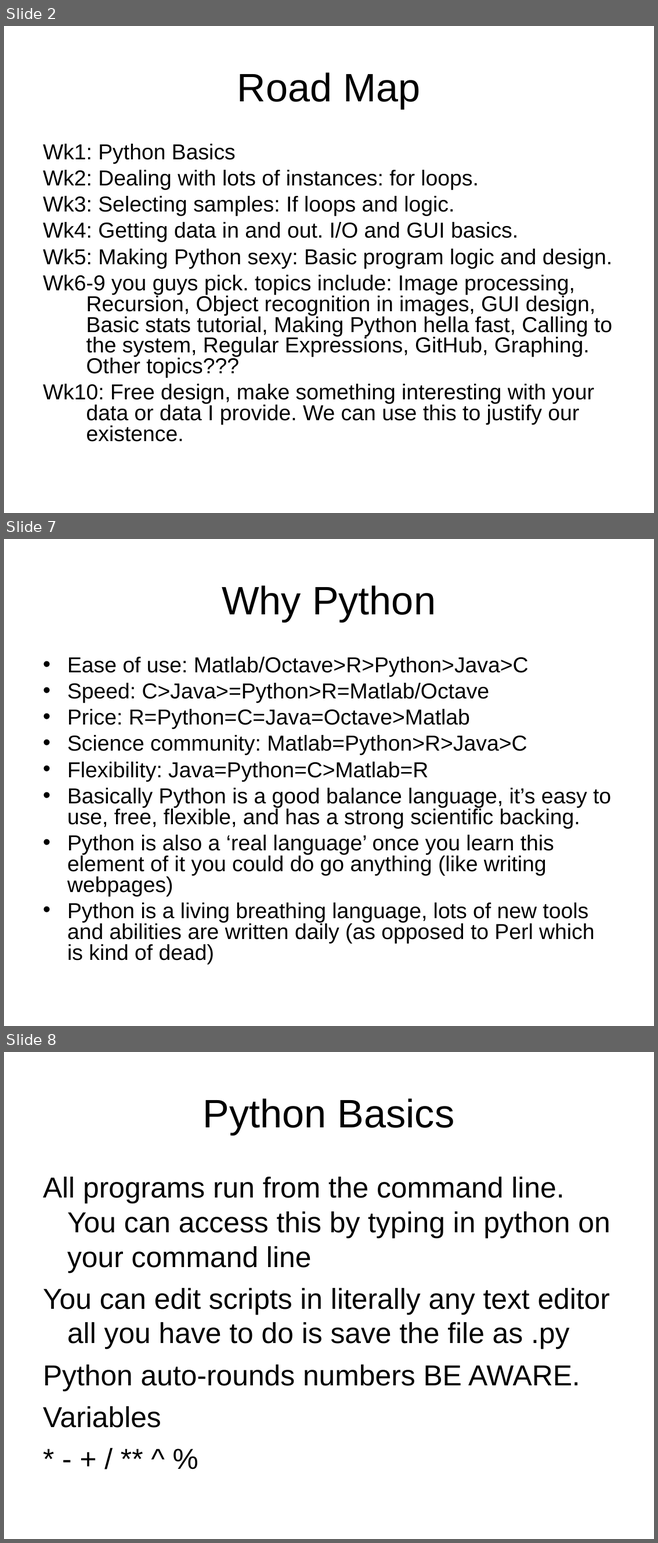
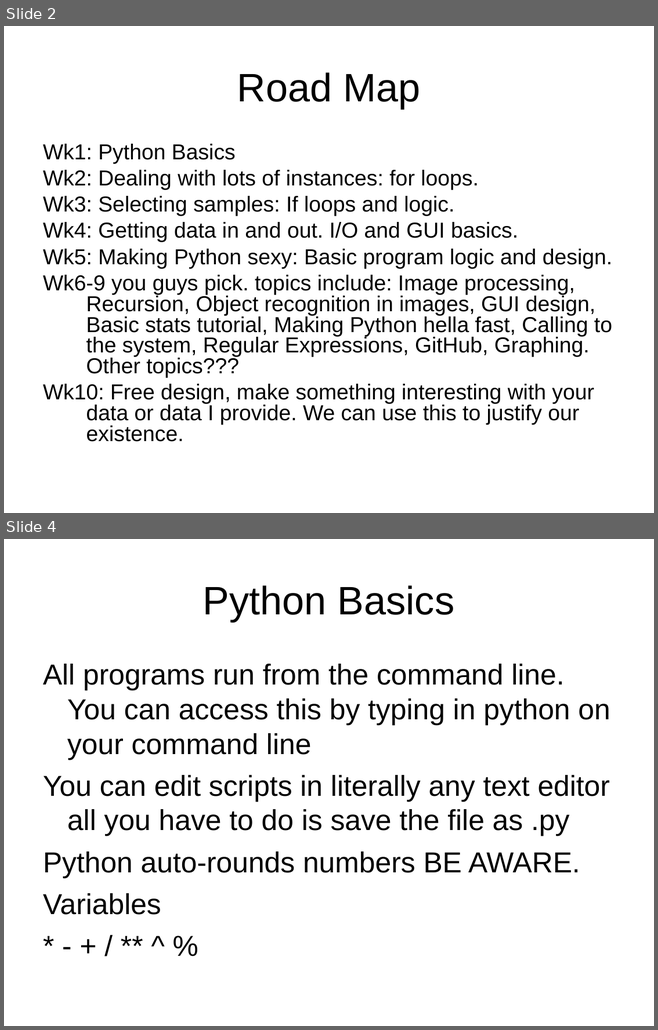
Before and after one commit to cdcox/PythonClassScripts, a slide deck: LectureForMeeting1.ppt. Shown one above the other, each under a label of ours: slides 2, 7 and 8 before the commit, slides 2 and 4 after it; the slides between them are not shown. The pictures are 658x1543 and 658x1030 pixels, drawn with LibreOffice and Linux fonts; fonts in the diff are those of the drawing. Boxes give left, top, right and bottom in pixels: in the first picture for what was removed or moved away, otherwise in the second. Text is boxed around its words. In the diff, an @@ line names an element or a change of style, - is before the commit and + after.

```diff
--- a/LectureForMeeting1.ppt
+++ b/LectureForMeeting1.ppt
@@ slide 7 removed at [4,539,654,1026], background #FFFFFF @@
@@ title removed at [221,585,436,622] @@
-Why Python
@@ text removed at [67,657,611,964] @@
-• Ease of use: Matlab/Octave>R>Python>Java>C
-• Speed: C>Java>=Python>R=Matlab/Octave
-• Price: R=Python=C=Java=Octave>Matlab
-• Science community: Matlab=Python>R>Java>C
-• Flexibility: Java=Python=C>Matlab=R
-• Basically Python is a good balance language, it’s easy to use, free, flexible, and has a strong scientific backing.
-• Python is also a ‘real language’ once you learn this element of it you could do go anything (like writing webpages)
-• Python is a living breathing language, lots of new tools and abilities are written daily (as opposed to Perl which is kind of dead)
@@ what was slide 8 is now slide 4 @@
```
Also in this commit, not shown: 1 slide changed, 3 other slides removed, 1 other file.
